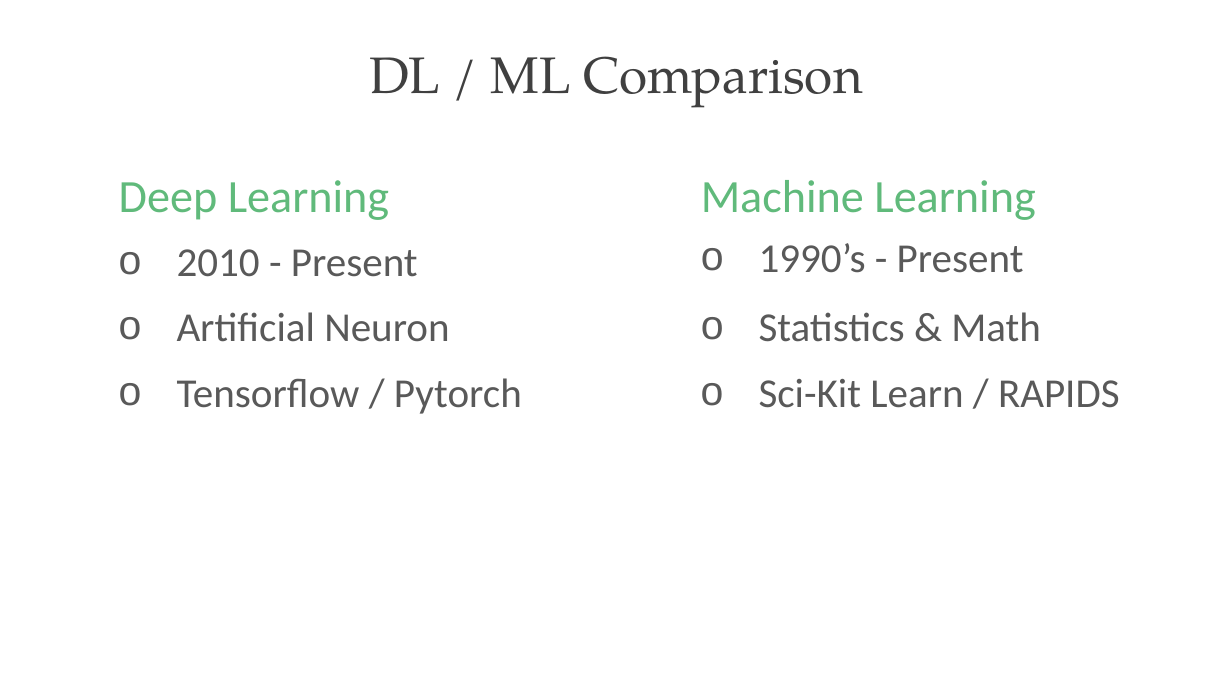
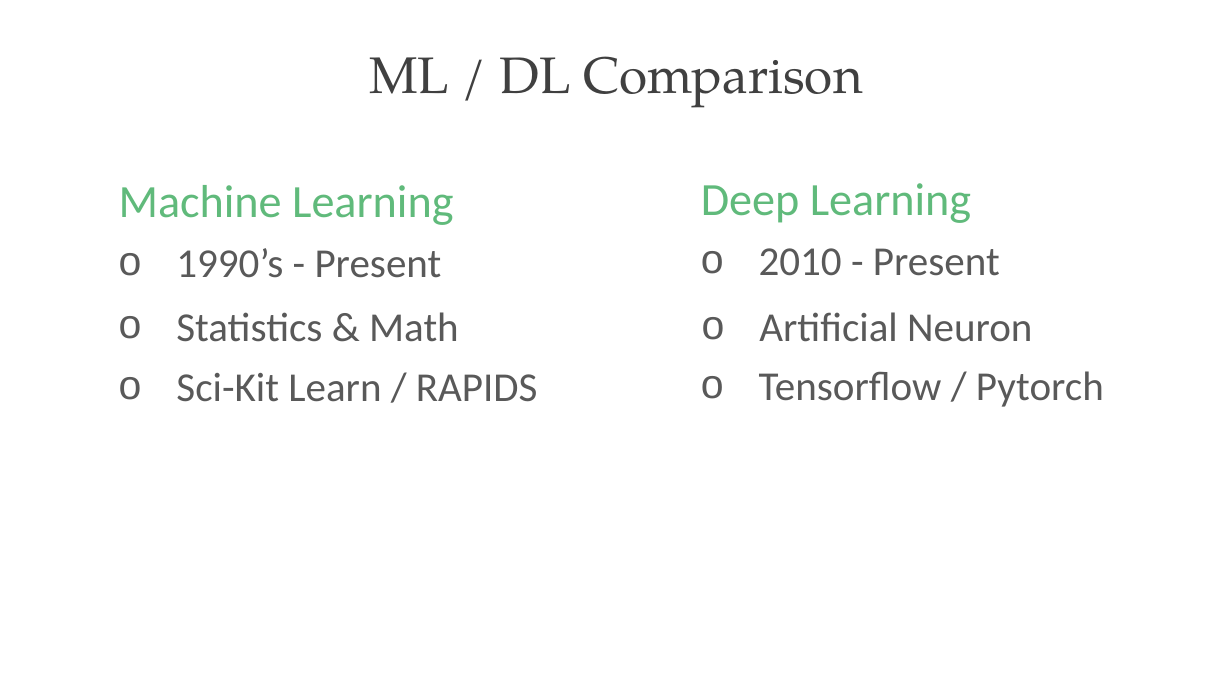
Before and after one commit to PracticumAI/what_is_ai, a slide deck: slide 5 of presentations/02.1_ai_intro.pptx. Drawn at 1232x693 pixels with LibreOffice and Linux fonts; fonts in the diff are those of the drawing. Boxes give left, top, right and bottom in pixels: in the first picture for what was removed or moved away, otherwise in the second. Text is boxed around its words. In the diff, an @@ line names an element or a change of style, - is before the commit and + after.

```diff
--- a/presentations/02.1_ai_intro.pptx
+++ b/presentations/02.1_ai_intro.pptx
@@ text at (369, 56, 863, 108): text changed @@
-DL / ML Comparison
+ML / DL Comparison
@@ text "Machine Learning": place and size @@
-text "Machine Learning" at (701, 180, 1035, 220)
+text "Machine Learning" at (119, 185, 453, 225)
@@ text "Deep Learning": place and size @@
-text "Deep Learning" at (119, 180, 389, 220)
+text "Deep Learning" at (701, 183, 971, 223)
@@ text "1990’s - Present": place and size @@
-text "1990’s - Present" at (759, 243, 1024, 273)
+text "1990’s - Present" at (176, 248, 442, 278)
@@ text "2010 - Present": place and size @@
-text "2010 - Present" at (177, 249, 418, 277)
+text "2010 - Present" at (759, 248, 1000, 276)
@@ text "Statistics & Math": place and size @@
-text "Statistics & Math" at (759, 312, 1041, 342)
+text "Statistics & Math" at (176, 312, 459, 342)
@@ text "Artificial Neuron": place and size @@
-text "Artificial Neuron" at (177, 312, 449, 342)
+text "Artificial Neuron" at (759, 312, 1032, 342)
@@ text "Sci-Kit Learn / RAPIDS": place and size @@
-text "Sci-Kit Learn / RAPIDS" at (759, 379, 1120, 408)
+text "Sci-Kit Learn / RAPIDS" at (176, 373, 538, 402)
@@ text "Tensorflow / Pytorch": place and size @@
-text "Tensorflow / Pytorch" at (177, 378, 522, 414)
+text "Tensorflow / Pytorch" at (759, 371, 1104, 407)
```
Also in this commit, not shown: 1 slide added.
